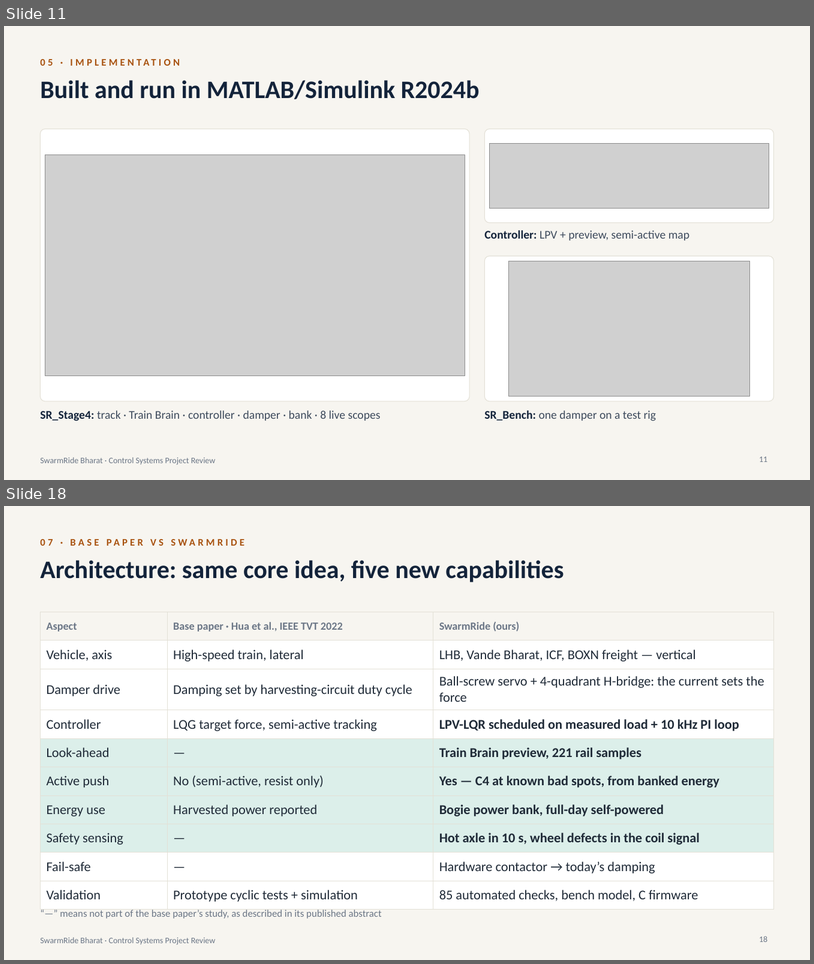
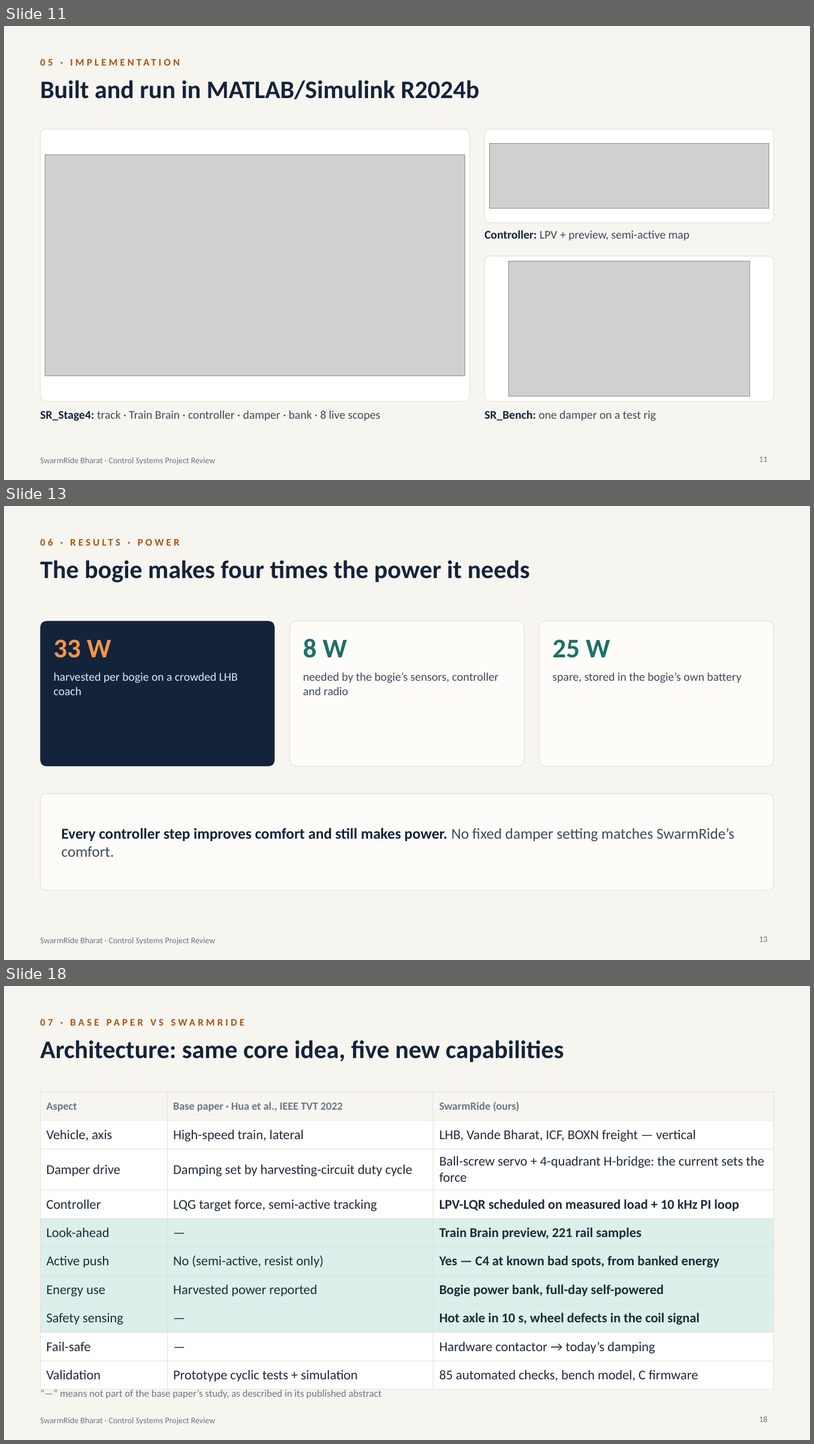
Before and after one commit to Sangeeth0301/SwarmRide-Bharat, a slide deck: presentation/SwarmRide_Bharat_Project_Review.pptx. Shown one above the other, each under a label of ours: slides 11 and 18 before the commit, slides 11, 13 and 18 after it; the slides between them are not shown. The pictures are 814x964 and 814x1444 pixels, drawn with LibreOffice and Linux fonts; fonts in the diff are those of the drawing; grey boxes stand for pictures. Boxes give left, top, right and bottom in pixels: in the first picture for what was removed or moved away, otherwise in the second. Text is boxed around its words. In the diff, an @@ line names an element or a change of style, - is before the commit and + after.

Commit message:
docs(presentation): rebuild the deck with the minimal results
22 slides, rebuilt with presentation/build.

```diff
--- a/presentation/SwarmRide_Bharat_Project_Review.pptx
+++ b/presentation/SwarmRide_Bharat_Project_Review.pptx
@@ slide 13 added at (4,506,810,960), background #F7F5F0; not listed: 1 template element that a slide beside it also shows @@
@@ title added at (40,560,530,582), 30 pt, text #13233A, bold @@
+The bogie makes four times the power it needs
@@ text added at (374,565,441,582), 12 pt, text #A8520F, bold @@
+06 · RESULTS · POWER
@@ rounded rectangle added at (40,621,275,766), fill #13233A @@
@@ rounded rectangle added at (290,621,525,766), fill #FDFCF9, outline #E3E0D6 0.75 pt @@
@@ rounded rectangle added at (540,621,775,766), fill #FDFCF9, outline #E3E0D6 0.75 pt @@
@@ text added at (54,639,111,658), 32 pt, text #F0974A, bold @@
+33 W
@@ text added at (303,639,347,658), 32 pt, text #1F6F66, bold @@
+8 W
@@ text added at (553,639,611,658), 32 pt, text #1F6F66, bold @@
+25 W
@@ text added at (54,672,238,695), 14 pt, text #E4E8EE @@
+harvested per bogie on a crowded LHB coach
@@ text added at (303,672,499,695), 14 pt, text #3D4A5C @@
+needed by the bogie’s sensors, controller and radio
@@ text added at (553,672,741,683), 14 pt, text #3D4A5C @@
+spare, stored in the bogie’s own battery
@@ rounded rectangle added at (40,793,774,890), fill #FDFCF9, outline #E3E0D6 0.75 pt @@
@@ text added at (62,828,735,856), 18 pt, text #13233A, bold @@
+Every controller step improves comfort and still makes power. No fixed damper setting matches SwarmRide’s comfort.
@@ page number added at (759,936,768,942), 10 pt, text #6B7686 @@
+13
```
Also in this commit, not shown: 6 slides changed, 1 slide removed.
